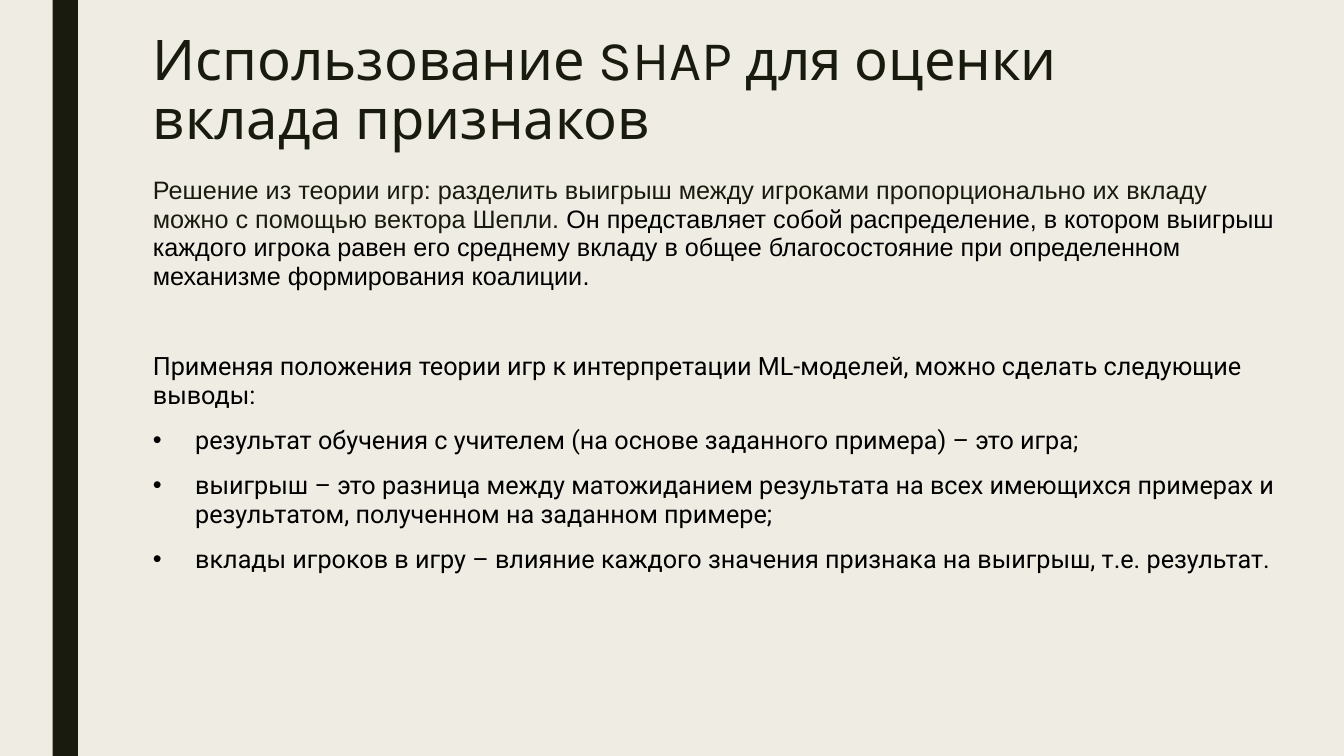
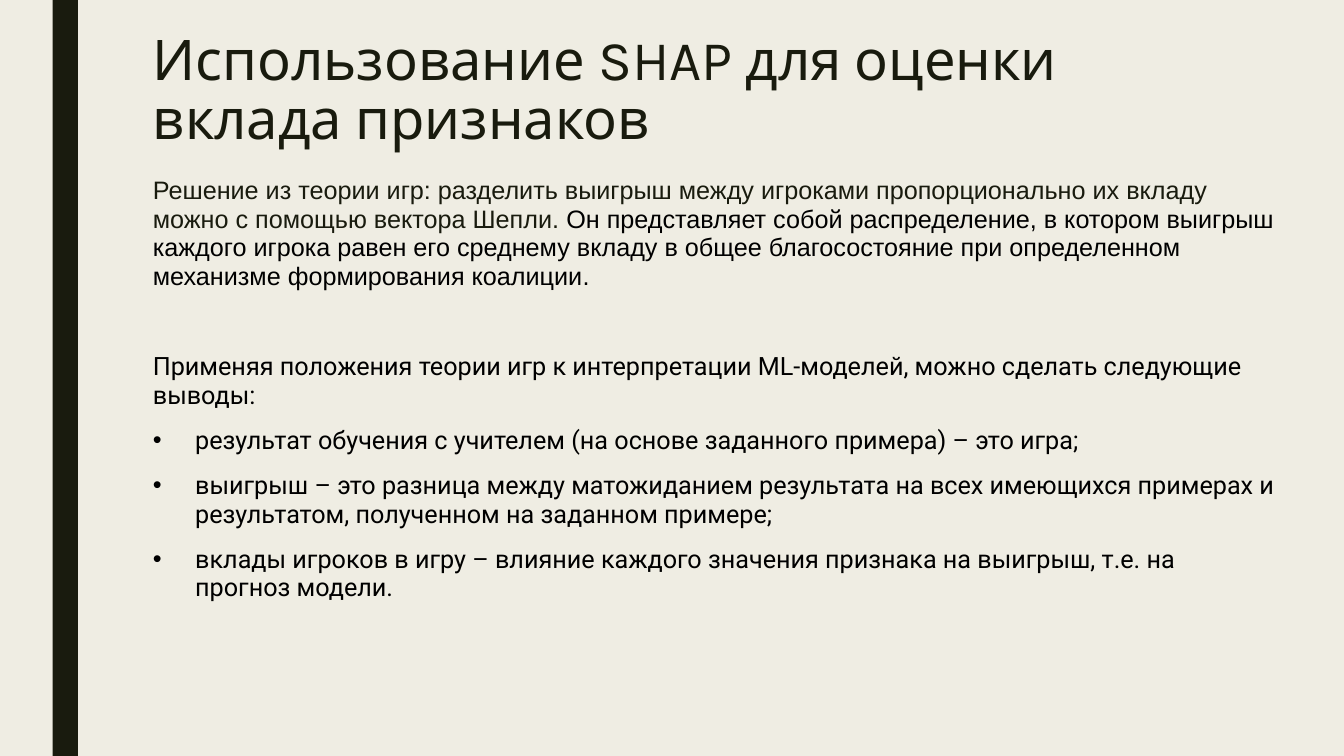
Before and after one commit to Dmitry513/Shap_training, a slide deck: slide 6 of Shap_for_model_interpretation.pptx. Drawn at 1344x756 pixels with LibreOffice and Linux fonts; fonts in the diff are those of the drawing. Boxes give left, top, right and bottom in pixels: in the first picture for what was removed or moved away, otherwise in the second. Text is boxed around its words. In the diff, an @@ line names an element or a change of style, - is before the commit and + after.

Commit message:
presentation add slide

```diff
--- a/Shap_for_model_interpretation.pptx
+++ b/Shap_for_model_interpretation.pptx
@@ text at (195, 554, 1175, 601): text changed @@
-• вклады игроков в игру – влияние каждого значения признака на выигрыш, т.е. результат.
+• вклады игроков в игру – влияние каждого значения признака на выигрыш, т.е. на прогноз модели.
```
Also in this commit, not shown: 1 other slide changed, 2 slides added, 1 slide removed, 1 other file.
